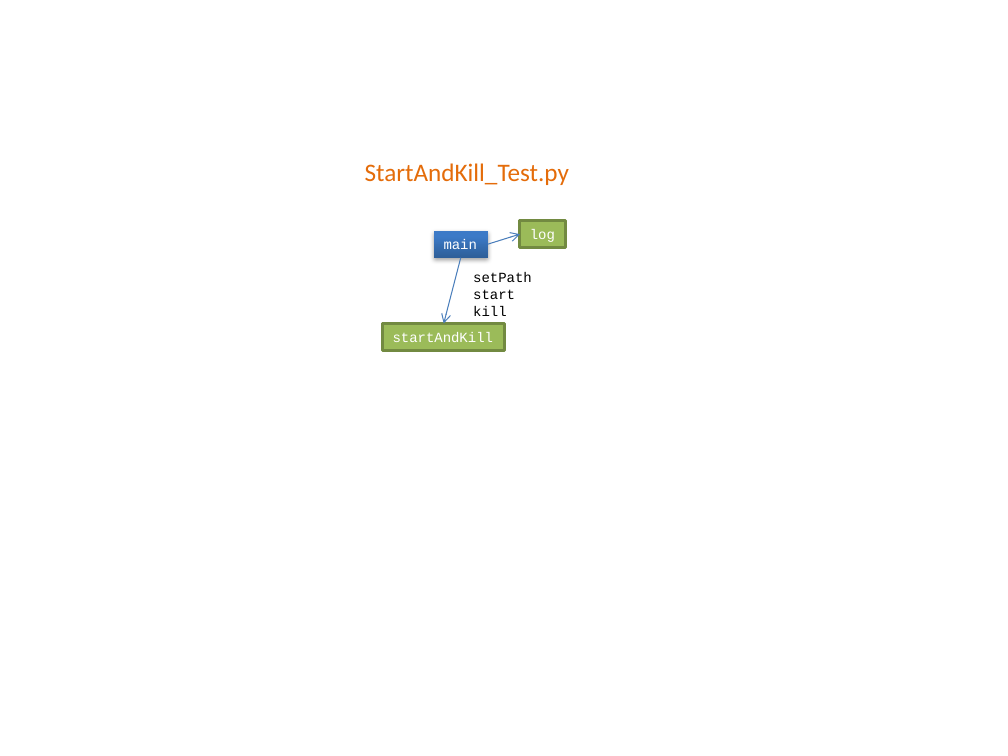
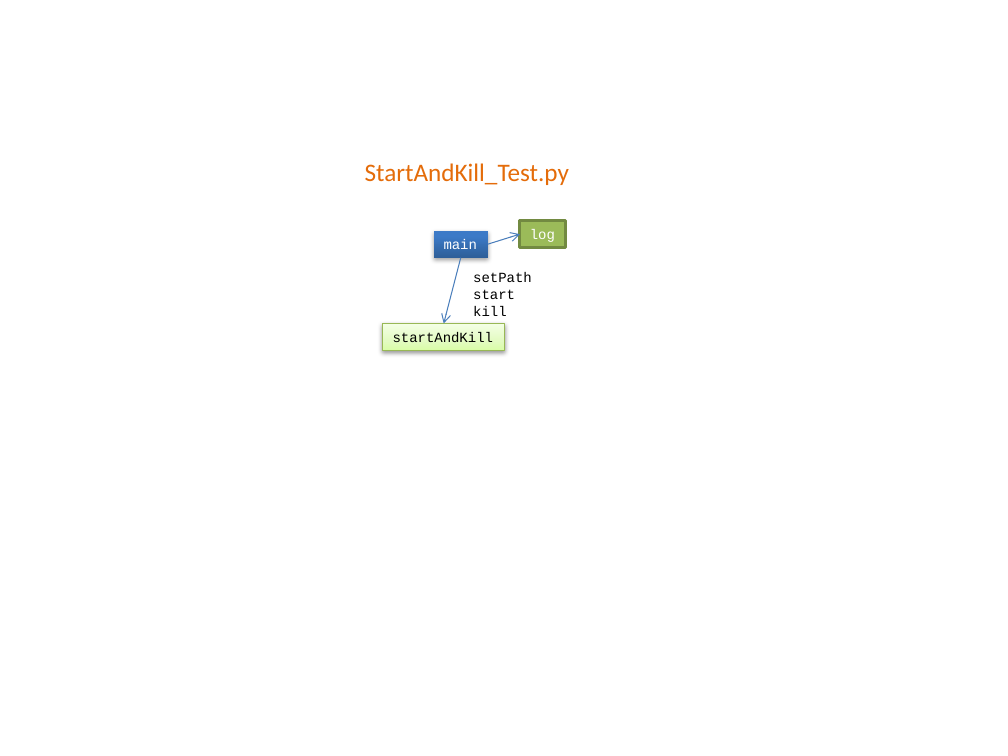
Before and after one commit to mlozborne/motin, a slide deck: slide 4 of Scripting/ScriptingDocumenation/DesignDiagrams.pptx. Drawn at 1008x756 pixels with LibreOffice and Linux fonts; fonts in the diff are those of the drawing. Boxes give left, top, right and bottom in pixels: in the first picture for what was removed or moved away, otherwise in the second. Text is boxed around its words. In the diff, an @@ line names an element or a change of style, - is before the commit and + after.

```diff
--- a/Scripting/ScriptingDocumenation/DesignDiagrams.pptx
+++ b/Scripting/ScriptingDocumenation/DesignDiagrams.pptx
@@ rectangle "startAndKill" at (x1=383, y1=324, x2=505, y2=351): text colour #FFFFFF to #000000; fill #9BBB59 to gradient #DAFDA7 to #E4FCC2 to #F5FFE7; outline #738A42 2 pt to #98B955 0.75 pt; shadow on @@
```
Also in this commit, not shown: 1 other slide changed, 3 other files.
